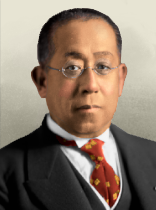
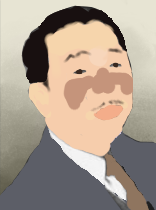
Layers edited between the first and the second 156px x 210px image:
added layer "Colour copy #1" (lch color) above "6" over (x1=0, y1=5, x2=156, y2=210)
added layer "6" above "Pasted Layer" over (x1=0, y1=5, x2=156, y2=210)
moved "Pasted Layer" above "Background" over (x1=0, y1=5, x2=156, y2=210)
hid "Iesato #3" over (x1=0, y1=8, x2=156, y2=210)
hid "Iesato #1" over (x1=0, y1=8, x2=156, y2=210)
hid "Colour" over (x1=31, y1=8, x2=128, y2=208)
hid "Iesato" over (x1=0, y1=8, x2=156, y2=210)
